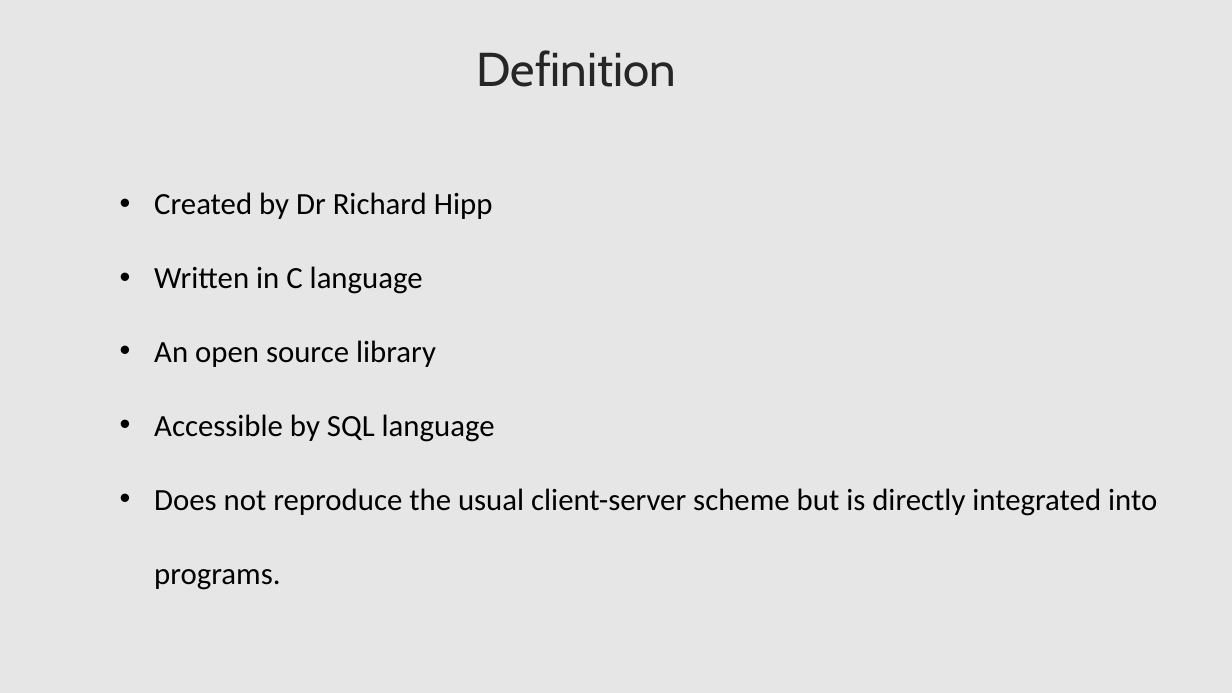
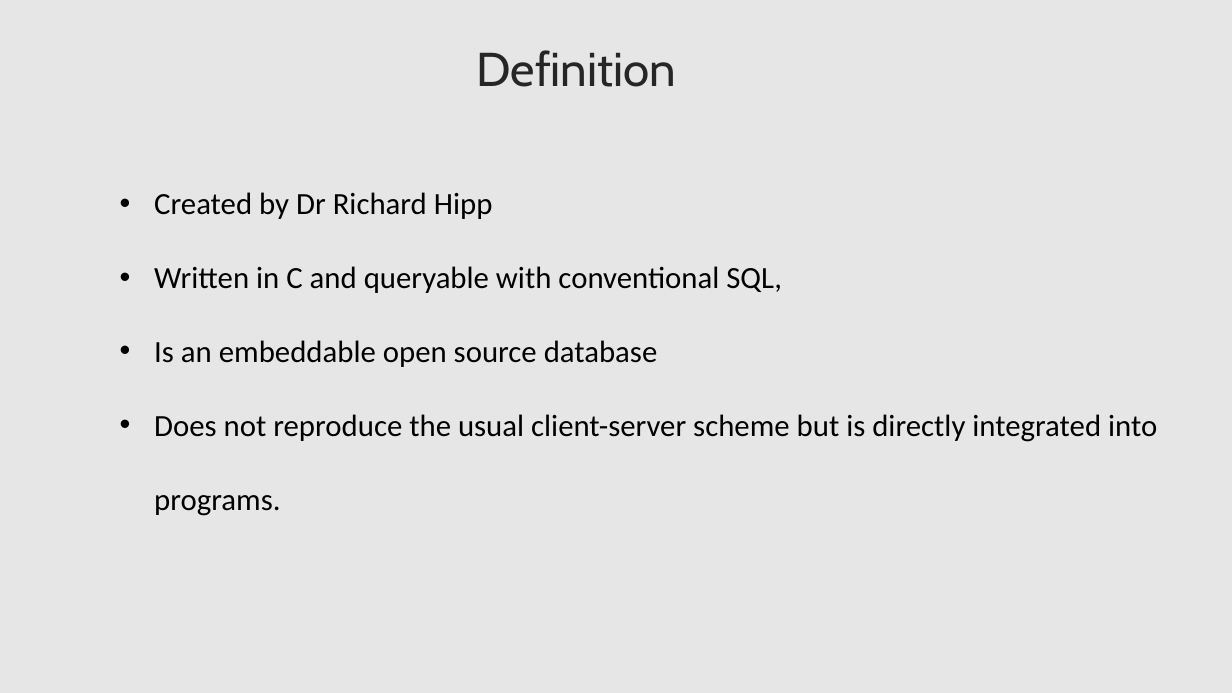
Before and after one commit to lahcenrahlaoui/Wingardium_Leviosaaaa, a slide deck: slide 8 of Presentation-projet-SQLite.pptx (slide 5 before the commit). Drawn at 1232x693 pixels with LibreOffice and Linux fonts; fonts in the diff are those of the drawing. Boxes give left, top, right and bottom in pixels: in the first picture for what was removed or moved away, otherwise in the second. Text is boxed around its words. In the diff, an @@ line names an element or a change of style, - is before the commit and + after.

```diff
--- a/Presentation-projet-SQLite.pptx
+++ b/Presentation-projet-SQLite.pptx
@@ text at [154,266,782,367]: text changed @@
-• Written in C language
-• An open source library
-• Accessible by SQL language
+• Written in C and queryable with conventional SQL,
+• Is an embeddable open source database
```
Also in this commit, not shown: 3 other slides changed, 10 slides added, 1 slide removed, 7 other files.
